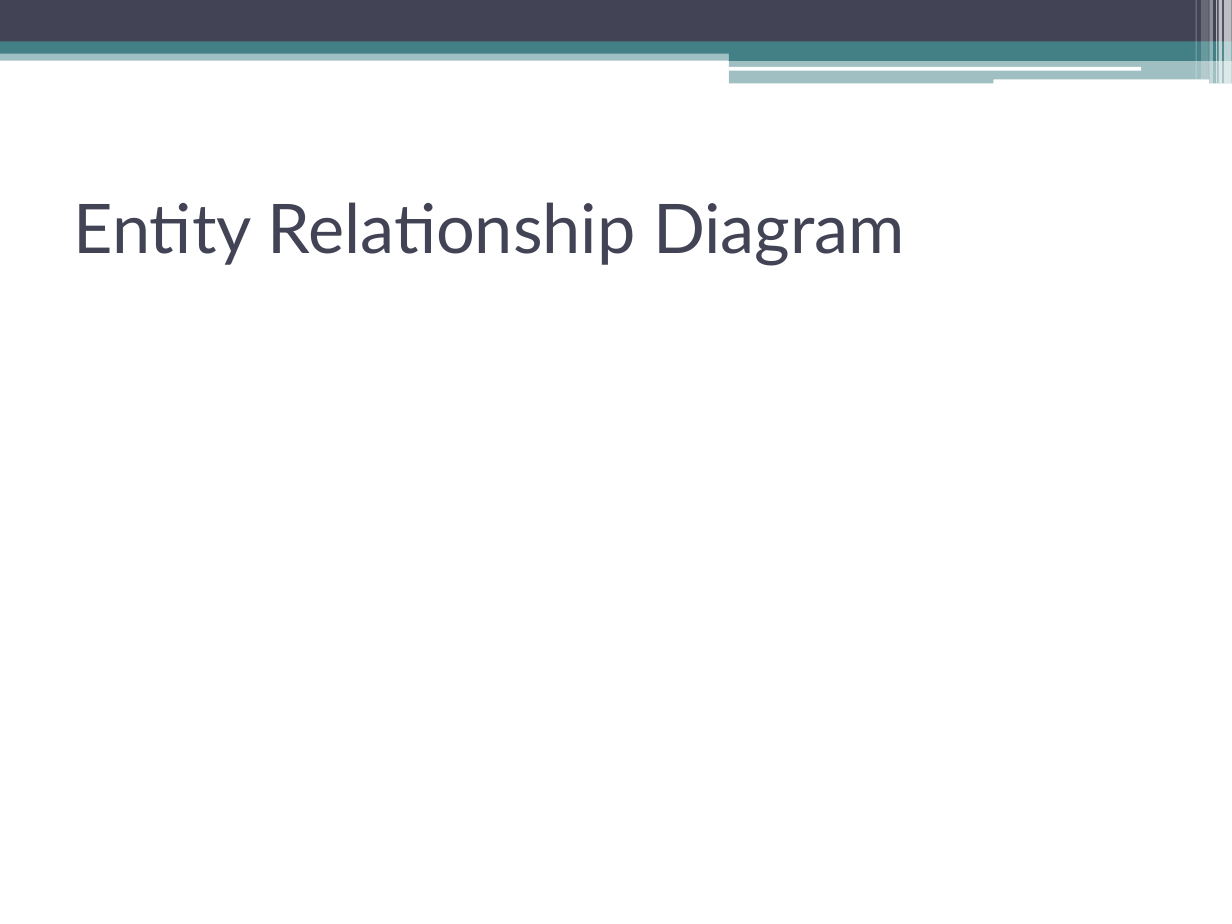
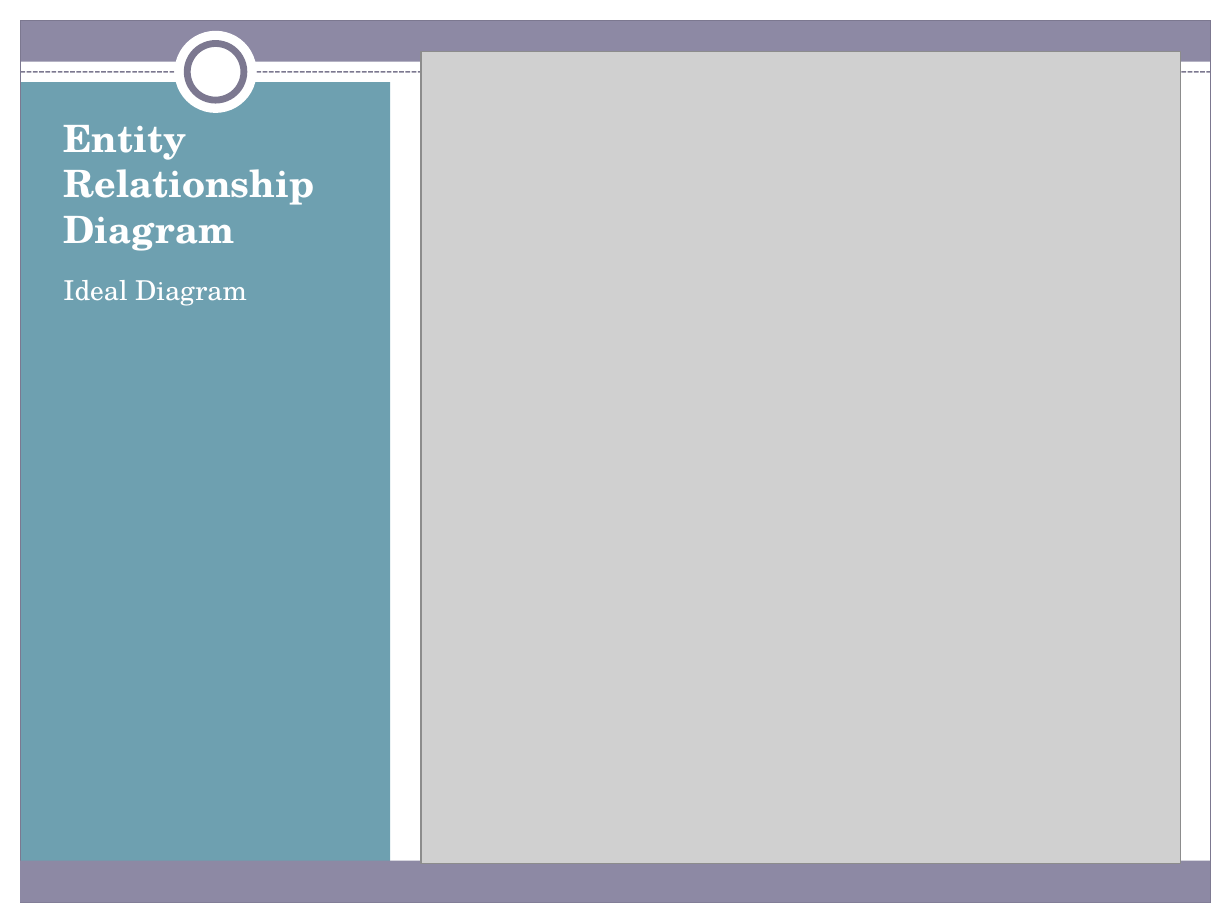
Before and after one commit to MNLBC/Group2Projects, a slide deck: slide 8 of 7. Group Project/W6D5_Project/PPT/Watch Me Whip.pptx (slide 5 before the commit). Drawn at 1232x924 pixels with LibreOffice and Linux fonts; fonts in the diff are those of the drawing; grey boxes stand for pictures. Boxes give left, top, right and bottom in pixels: in the first picture for what was removed or moved away, otherwise in the second. Text is boxed around its words. In the diff, an @@ line names an element or a change of style, - is before the commit and + after.

```diff
--- a/7. Group Project/W6D5_Project/PPT/Watch Me Whip.pptx
+++ b/7. Group Project/W6D5_Project/PPT/Watch Me Whip.pptx
@@ rectangle: place and size @@
-rectangle at (0, 0, 1232, 42)
+rectangle at (0, 0, 1232, 16)
@@ rectangle at (0, 0, 1232, 16): fill #424456 to #FFFFFF @@
@@ rectangle added at (0, 0, 21, 924), fill #FFFFFF @@
@@ rectangle: place and size @@
-rectangle at (0, 42, 1232, 54)
+rectangle at (21, 21, 1211, 62)
@@ rectangle at (21, 21, 1211, 62): fill #438086 to #8D89A4 @@
@@ rectangle added at (21, 21, 1211, 903), outline #7C7991 0.75 pt @@
@@ rectangle removed at (1195, 0, 1196, 79) @@
@@ rectangle removed at (1201, 0, 1209, 79) @@
@@ rectangle removed at (1210, 0, 1214, 84) @@
@@ rectangle added at (1211, 0, 1232, 924), fill #FFFFFF @@
@@ rectangle removed at (1216, 0, 1217, 84) @@
@@ rectangle removed at (1218, 0, 1222, 84) @@
@@ rectangle removed at (1225, 0, 1232, 84) @@
@@ rectangle removed at (0, 49, 1232, 60) @@
@@ ellipse added at (175, 31, 257, 113), fill #FFFFFF @@
@@ ellipse added at (187, 43, 244, 100), fill #FFFFFF, outline #7C7991 4 pt @@
@@ picture added at (421, 52, 1181, 864) @@
@@ rectangle removed at (729, 48, 1232, 60) @@
@@ rectangle removed at (729, 59, 1232, 84) @@
@@ rectangle added at (21, 83, 391, 873), fill #6EA0B0 @@
@@ line added from (21, 71) to (1211, 71), #7C7991 0.9 pt dashed @@
@@ rounded rectangle removed at (728, 67, 1141, 70) @@
@@ rounded rectangle removed at (993, 79, 1209, 84) @@
@@ title "Entity Relationship Diagram": place and size @@
-title "Entity Relationship Diagram" at (74, 202, 905, 266)
+title "Entity Relationship Diagram" at (63, 125, 314, 251)
@@ title "Entity Relationship Diagram" at (63, 125, 314, 251): size 40 to 22 pt, font Lato to TeX Gyre Schola, text colour #424456 to #FFFFFF, bold on; vertical alignment middle to bottom @@
@@ text added at (63, 280, 247, 306), 16 pt, text #FFFFFF @@
+Ideal Diagram
@@ rectangle added at (20, 861, 1210, 903), fill #8D89A4 @@
@@ rectangle added at (0, 903, 1232, 924), fill #FFFFFF @@
```
Also in this commit, not shown: 6 other slides changed, 5 slides added, 2 slides removed.
